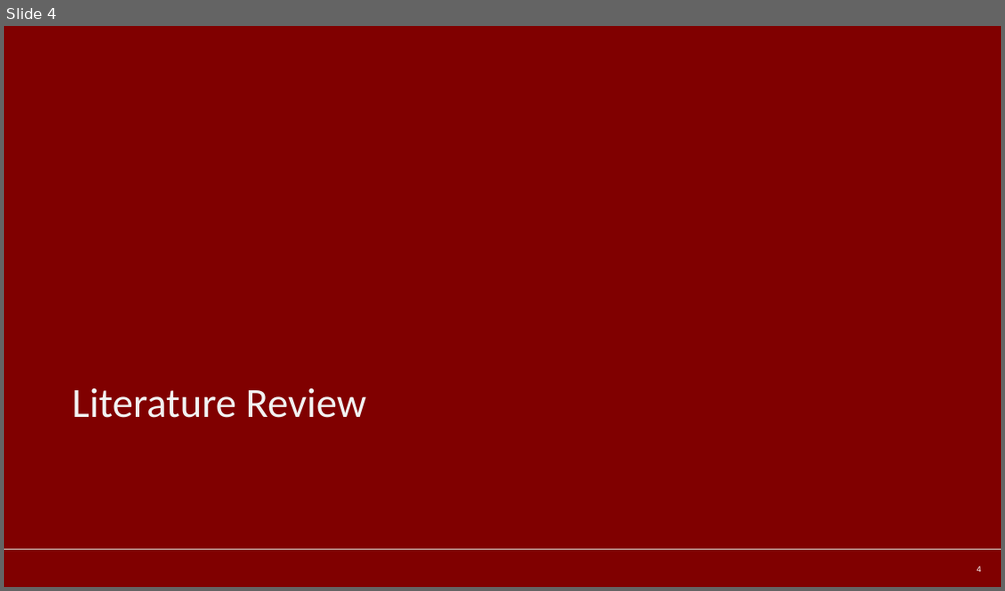
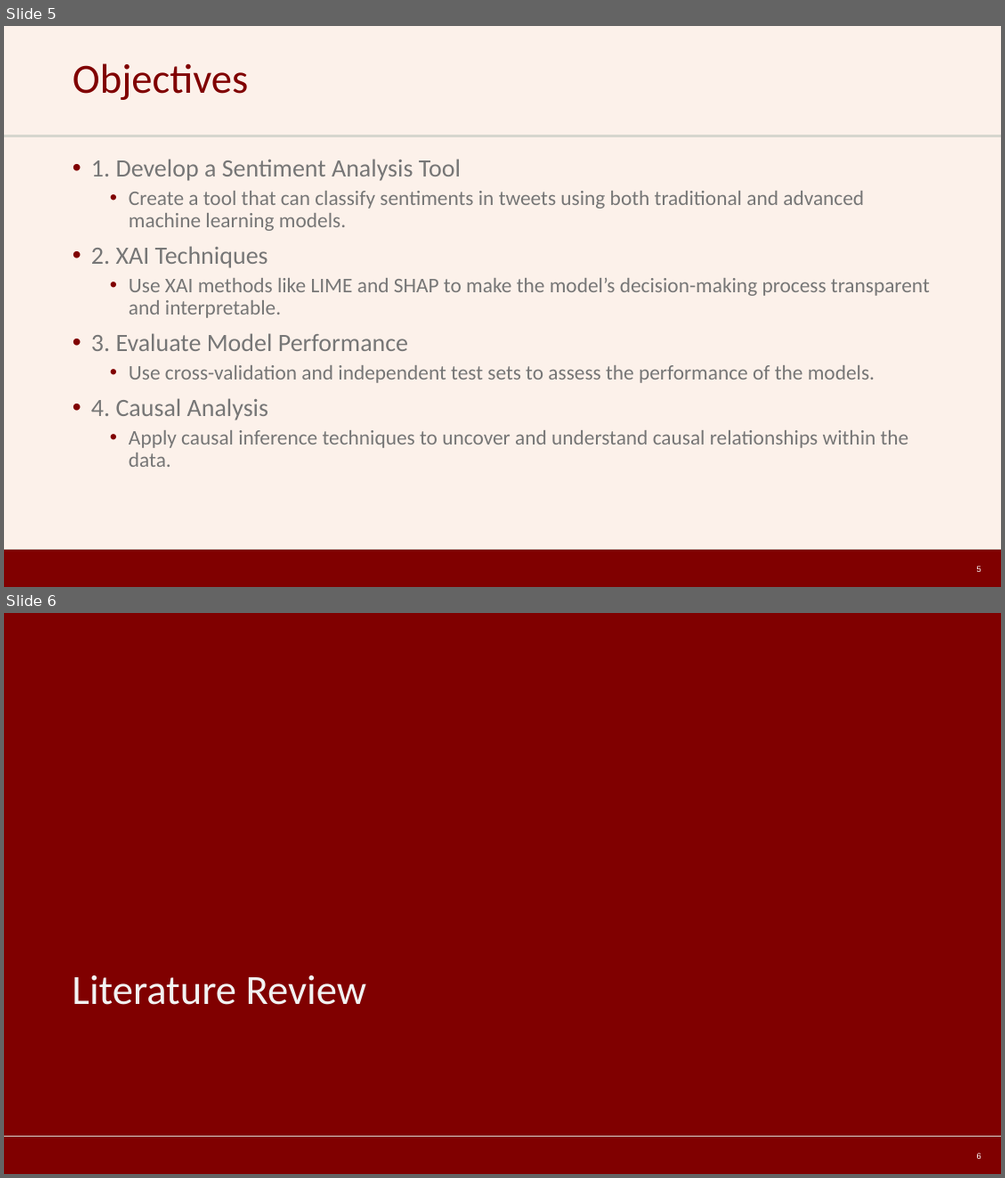
Before and after one commit to allenpavlovich/uchicago-lnm-project, a slide deck: reports/presentations/Uchicago_LNM_Twitter_Sentiment_Unformatted.pptx. Shown one above the other, each under a label of ours: slide 4 before the commit, slides 5 and 6 after it. The pictures are 1005x591 and 1005x1178 pixels, drawn with LibreOffice and Linux fonts; fonts in the diff are those of the drawing; background and template pictures are left out. Boxes give left, top, right and bottom in pixels: in the first picture for what was removed or moved away, otherwise in the second. Text is boxed around its words. In the diff, an @@ line names an element or a change of style, - is before the commit and + after.

```diff
--- a/reports/presentations/Uchicago_LNM_Twitter_Sentiment_Unformatted.pptx
+++ b/reports/presentations/Uchicago_LNM_Twitter_Sentiment_Unformatted.pptx
@@ slide 5 added at [4,26,1001,587], background #FBE5D6 at 50% opacity; not listed: 3 template elements that a slide beside it also shows @@
@@ title added at [73,63,248,100], 40 pt, text #800000 @@
+Objectives
@@ text added at [91,159,930,467], 20 pt, text #767676 @@
+• 1. Develop a Sentiment Analysis Tool
+  • Create a tool that can classify sentiments in tweets using both traditional and advanced machine learning models.
+• 2. XAI Techniques
+  • Use XAI methods like LIME and SHAP to make the model’s decision-making process transparent and interpretable.
+• 3. Evaluate Model Performance
+  • Use cross-validation and independent test sets to assess the performance of the models.
+• 4. Causal Analysis
+  • Apply causal inference techniques to uncover and understand causal relationships within the data.
@@ page number added at [977,565,981,572], 8 pt, text #FFFFFF @@
+5
@@ what was slide 4 is now slide 6 @@
@@ page number at [977,1152,981,1159]: text changed @@
-4
+6
```
Also in this commit, not shown: 1 slide changed, 11 other slides added.
